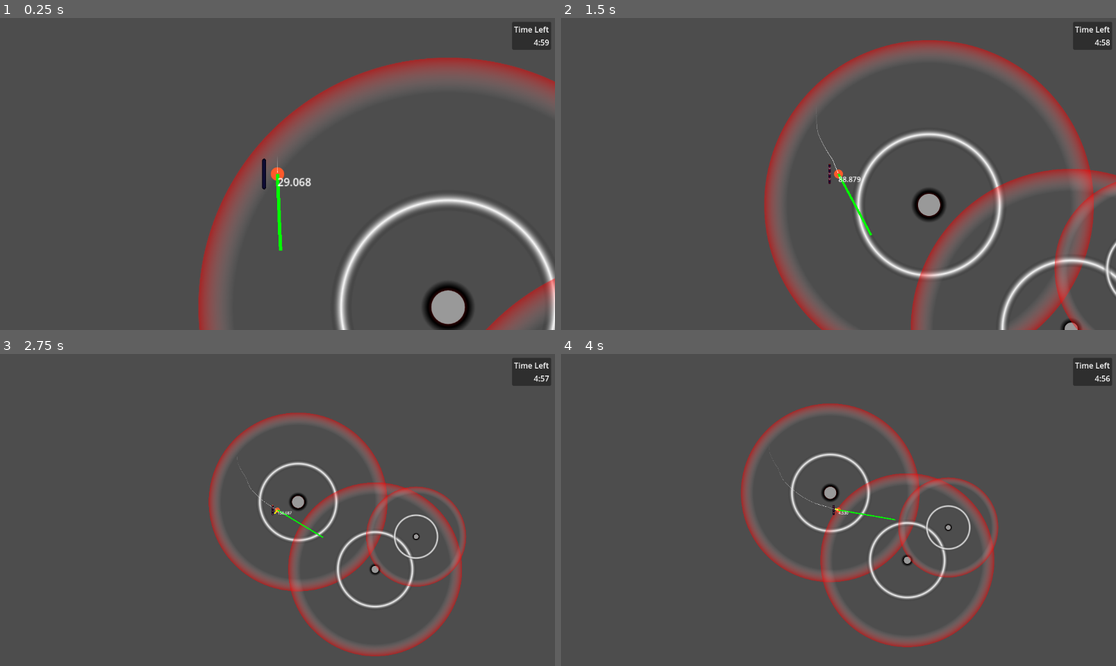
Above: before the commit, frames 1-4 (two rows, left to right).
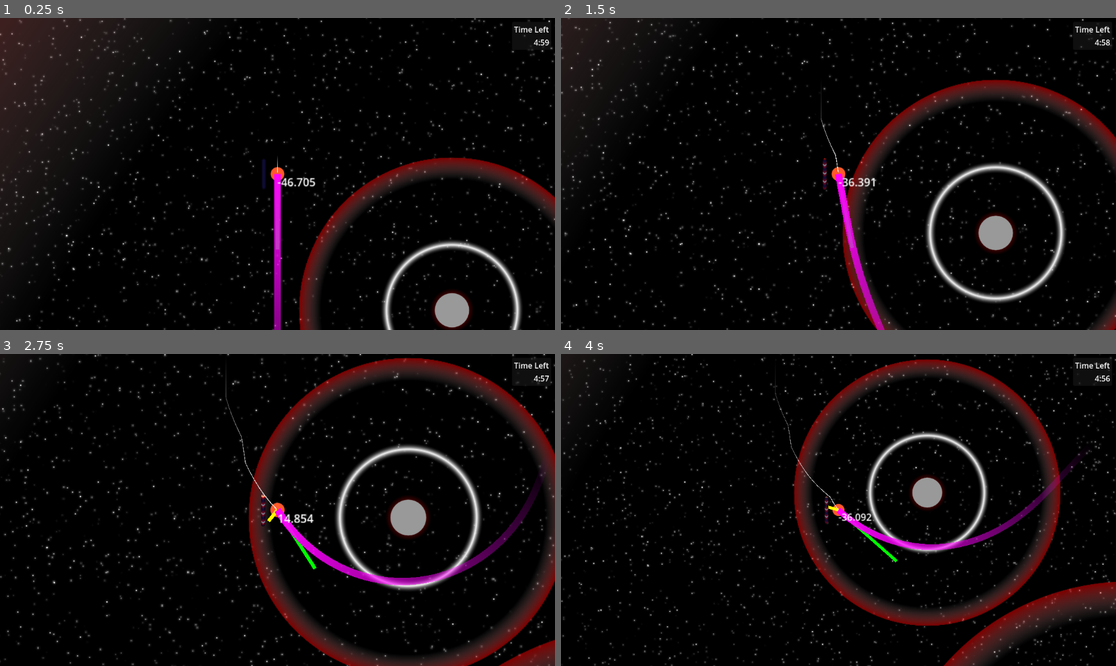
Above: after the commit, the same moments.

Repository: CrankGameDev/StuckInALoopGameJam
Game: Godot game, scene res://scenes/levels/demo_level.tscn
Two runs of this game, one before a commit and one after it. Both use one fixed random seed, a clock stepped at 60 frames per second and the inputs below. This scene is started directly instead of the project's main scene.
Inputs (mouse positions are in pixels of both pictures, inside the frame that each line leads up to):
- Up to frame 1 (0.25 s): no input
- Up to frame 2 (1.5 s): tap Enter (ui_accept) at 0.5, 0.77 s; move the mouse to (960, 158) at 0.52 s; press the mouse at (960, 158) at 0.53 s; hold Right (ui_right) 0.53-1.28 s; move the mouse to (727, 189) at 1.27 s; release the mouse at (727, 189) at 1.28 s; hold Down (ui_down) from 1.28 s (still down); click (727, 189) at 1.35 s
- Up to frame 3 (2.75 s): tap Enter (ui_accept) at 1.52, 2 s; move the mouse to (333, 441) at 2.02 s; release Down (ui_down) at 2.03 s; press the mouse at (333, 441) at 2.03 s; hold Right (ui_right) from 2.03 s (still down)
- Up to frame 4 (4 s): move the mouse to (810, 572) at 2.77 s; release Right (ui_right) at 2.78 s; release the mouse at (810, 572) at 2.78 s; hold Up (ui_up) 2.78-3.53 s; click (810, 572) at 2.85 s; tap Enter (ui_accept) at 3.02, 3.5, 3.77 s; move the mouse to (1005, 556) at 3.52 s; press the mouse at (1005, 556) at 3.53 s; hold Left (ui_left) from 3.53 s (still down)

The runs differ from the first frame. In frame 1, 98% of the frame differs, in the area x 0-100%, y 0-100%; in frame 2, 99%; in frame 3, 99%; in frame 4, 99%.
Error before the commit: Attempt to call function 'clear_points' in base 'null instance' on a null instance. (res://character_body_2d.gd:109)

Commit message:
new: Updated player and level scenes to match new origin scene

Diff:
--- a/scenes/base_level.tscn
+++ b/scenes/base_level.tscn
@@ -1,6 +1,7 @@
-[gd_scene load_steps=5 format=3 uid="uid://dwkvl3jd8jys6"]
+[gd_scene load_steps=6 format=3 uid="uid://dwkvl3jd8jys6"]
 
 [ext_resource type="Script" path="res://scripts/scenes/level.gd" id="1_v5pm0"]
+[ext_resource type="Texture2D" uid="uid://d2cvl8o4joi4" path="res://Starfield.png" id="2_1bu0k"]
 [ext_resource type="PackedScene" uid="uid://cxt3pjjx47hr7" path="res://scenes/player.tscn" id="2_20c08"]
 
 [sub_resource type="Curve" id="Curve_qk4wr"]
@@ -56,6 +57,20 @@
 text = "00:00"
 horizontal_alignment = 2
 
+[node name="Parallax2D" type="Parallax2D" parent="."]
+z_index = -100
+texture_filter = 3
+scroll_scale = Vector2(0.2, 0.2)
+repeat_size = Vector2(1024, 768)
+
+[node name="TextureRect" type="TextureRect" parent="Parallax2D"]
+offset_left = -1024.0
+offset_top = -768.0
+offset_right = 2048.0
+offset_bottom = 1536.0
+texture = ExtResource("2_1bu0k")
+stretch_mode = 1
+
 [node name="Player" parent="." instance=ExtResource("2_20c08")]
 unique_name_in_owner = true
 
--- a/scenes/levels/demo_level.tscn
+++ b/scenes/levels/demo_level.tscn
@@ -5,15 +5,26 @@
 
 [node name="DemoLevel" instance=ExtResource("1_kmtod")]
 
-[node name="Planet1" parent="." index="1" instance=ExtResource("2_ng8dm")]
+[node name="Planet1" parent="." index="2" instance=ExtResource("2_ng8dm")]
 position = Vector2(254, 226)
 size = 25.0
-pull = 1.75
 
-[node name="Planet2" parent="." index="2" instance=ExtResource("2_ng8dm")]
-position = Vector2(574, 506)
+[node name="Planet2" parent="." index="3" instance=ExtResource("2_ng8dm")]
+position = Vector2(591, 785)
 size = 15.0
-pull = 1.75
+pull = 2.0
 
-[node name="Planet3" parent="." index="3" instance=ExtResource("2_ng8dm")]
-position = Vector2(744, 370)
+[node name="Planet4" parent="." index="4" instance=ExtResource("2_ng8dm")]
+position = Vector2(937, 985)
+size = 15.0
+pull = 2.0
+
+[node name="Planet3" parent="." index="5" instance=ExtResource("2_ng8dm")]
+position = Vector2(1457, 382)
+pull = 0.5
+
+[node name="Planet5" parent="." index="6" instance=ExtResource("2_ng8dm")]
+position = Vector2(2649, 2006)
+size = 100.0
+gravity = 0.5
+pull = 20.0
--- a/scenes/player.tscn
+++ b/scenes/player.tscn
@@ -15,6 +15,9 @@
 [sub_resource type="CircleShape2D" id="CircleShape2D_vwns1"]
 
 [sub_resource type="CircleShape2D" id="CircleShape2D_ytg76"]
+
+[sub_resource type="Gradient" id="Gradient_cbwue"]
+colors = PackedColorArray(1, 0, 1, 1, 1, 0, 1, 0)
 
 [sub_resource type="ShaderMaterial" id="ShaderMaterial_i2m2h"]
 resource_local_to_scene = true
@@ -54,6 +57,7 @@
 shape = SubResource("CircleShape2D_vwns1")
 
 [node name="Area2D" type="Area2D" parent="."]
+collision_layer = 2
 
 [node name="CollisionShape2D" type="CollisionShape2D" parent="Area2D"]
 shape = SubResource("CircleShape2D_ytg76")
@@ -67,6 +71,10 @@
 points = PackedVector2Array(0, 0, 30, 0)
 width = 5.0
 default_color = Color(1, 1, 0, 1)
+
+[node name="Line2D2" type="Line2D" parent="."]
+default_color = Color(1, 0, 1, 1)
+gradient = SubResource("Gradient_cbwue")
 
 [node name="UIComponents" type="Node2D" parent="."]
 top_level = true
Not shown: 1 places in scenes/player.tscn that only renumber resources
